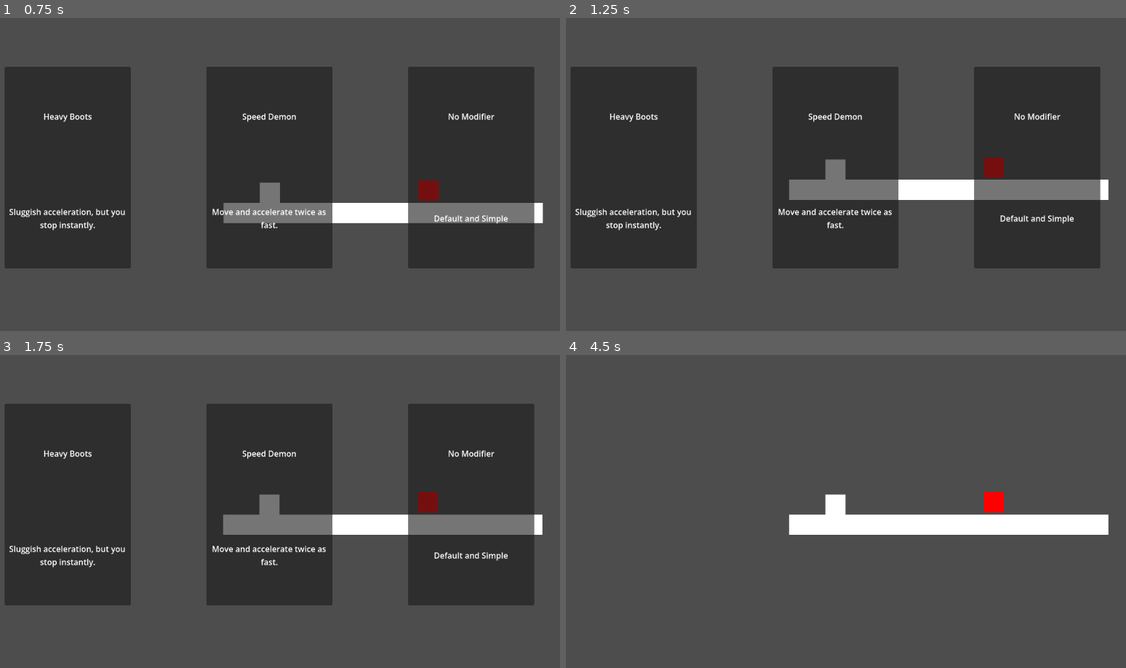
Above: before the commit, frames 1-4 (two rows, left to right).
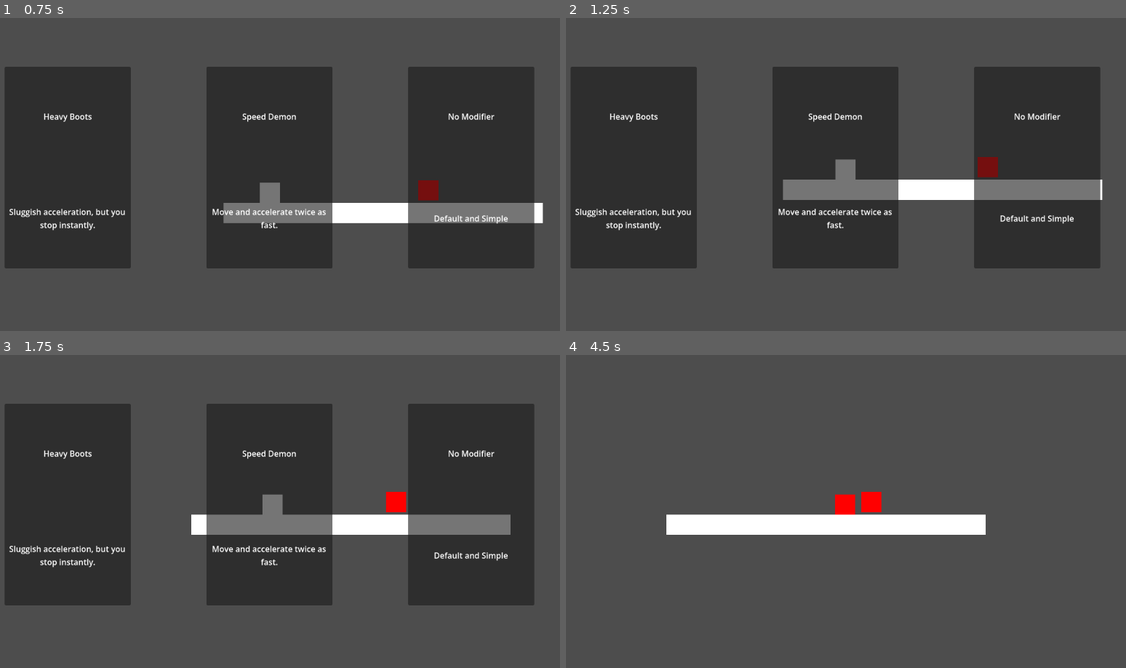
Above: after the commit, the same moments.

Repository: vinit-rao/roguelike-platformer
Game: Godot game, scene res://World.tscn
The game is run twice, just before and just after one commit, with the same random seed, the same clock (stepped at 60 frames per second) and the same inputs.
Inputs (mouse positions are in pixels of both pictures, inside the frame that each line leads up to):
- Up to frame 1 (0.75 s): move the mouse to (397, 152) at 0.52 s; hold D (move_right) from 0.53 s (still down); click (397, 152) at 0.6 s
- Up to frame 2 (1.25 s): keep holding D (move_right); tap W (jump) at 0.77 s
- Up to frame 3 (1.75 s): keep holding D (move_right); move the mouse to (151, 520) at 1.27 s; click (151, 520) at 1.35 s; tap W (jump) at 1.52 s
- Up to frame 4 (4.5 s): move the mouse to (890, 433) at 2.02 s; release D (move_right) at 2.03 s; hold A (move_left) 2.03-2.78 s; click (890, 433) at 2.1 s; move the mouse to (806, 570) at 2.77 s; hold D (move_right) 2.78-4.28 s; click (806, 570) at 2.85 s; tap W (jump) at 3.02, 3.77 s; move the mouse to (1008, 552) at 3.52 s; click (1008, 552) at 3.6 s; move the mouse to (661, 455) at 4.27 s; hold A (move_left) from 4.28 s (still down); click (661, 455) at 4.35 s

Frame 1 is identical in both runs. In frame 2, 0.5% of the frame differs, in the area x 38-97%, y 44-59%; in frame 3, 1.3%; in frame 4, 3.7%, in the area x 17-97%, y 43-58%.
Error before the commit: Invalid access to property or key 'physics_framed' on a base object of type 'SceneTree'. (res://player.gd:130)

Commit message:
Basic Damage System
Enemy can damage you
You can damage enemy
if you die scene refreshes...

Diff:
--- a/DummyEnemy.tscn
+++ b/DummyEnemy.tscn
@@ -4,6 +4,9 @@
 
 [sub_resource type="RectangleShape2D" id="RectangleShape2D_45s73"]
 size = Vector2(40, 40)
+
+[sub_resource type="RectangleShape2D" id="RectangleShape2D_wxufn"]
+size = Vector2(42, 42)
 
 [node name="DummyEnemy" type="CharacterBody2D" unique_id=257961027 groups=["Enemy"]]
 script = ExtResource("1_wxufn")
@@ -18,3 +21,10 @@
 
 [node name="CollisionShape2D" type="CollisionShape2D" parent="." unique_id=2096924300]
 shape = SubResource("RectangleShape2D_45s73")
+
+[node name="DamageZone" type="Area2D" parent="." unique_id=2075919990]
+
+[node name="CollisionShape2D" type="CollisionShape2D" parent="DamageZone" unique_id=17162319]
+shape = SubResource("RectangleShape2D_wxufn")
+
+[connection signal="body_entered" from="DamageZone" to="." method="_on_damage_zone_body_entered"]
--- a/dummy_enemy.gd
+++ b/dummy_enemy.gd
@@ -14,3 +14,8 @@
 	if health <= 0:
 		print("Dummy destroyed!")
 		queue_free()
+
+
+func _on_damage_zone_body_entered(body: Node2D) -> void:
+	if body.is_in_group("Player") and body.has_method("take_damage"):
+		body.take_damage(1)
--- a/player.gd
+++ b/player.gd
@@ -6,9 +6,10 @@
 @export var gravity: float = 980.0
 @export var jump_velocity: float = -400.0
 @onready var attack_hitbox: CollisionShape2D = $AttackHitbox/CollisionShape2D
+@export var active_modifier: Dictionary = {}
 
-# level modifiers
-@export var active_modifier: Dictionary = {}
+var max_hearts: int = 3
+var current_hearts: int = 3
 
 # define states
 enum State {IDLE, RUN, AIR, ATTACK}
@@ -127,7 +128,7 @@
 	current_state = State.ATTACK
 	# enable hitbox and wait
 	attack_hitbox.disabled = false
-	await get_tree().physics_framed
+	await get_tree().physics_frame
 
 	var hitbox_area = $AttackHitbox
 	for body in hitbox_area.get_overlapping_bodies():
@@ -141,3 +142,14 @@
 
 	if current_state == State.ATTACK:
 		current_state = State.IDLE
+
+func take_damage(amount: int) -> void:
+	current_hearts -= amount
+	print("Hearts left: ", current_hearts)
+	modulate = Color(5,0,0,1)
+	await get_tree().create_timer(0.2).timeout
+	modulate = Color.WHITE
+
+	if current_hearts <= 0:
+		print("You dead man...")
+		get_tree().reload_current_scene()
